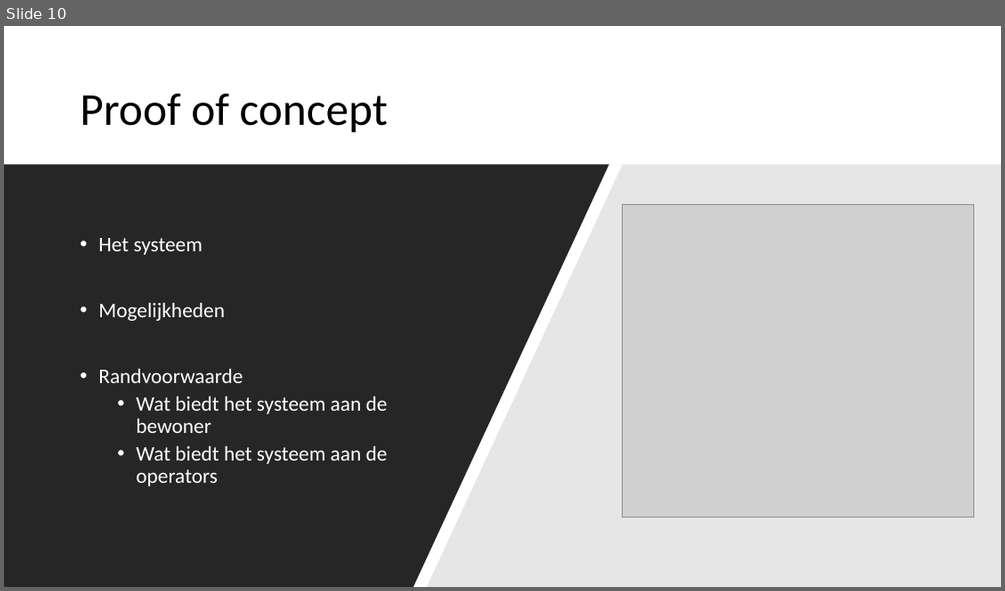
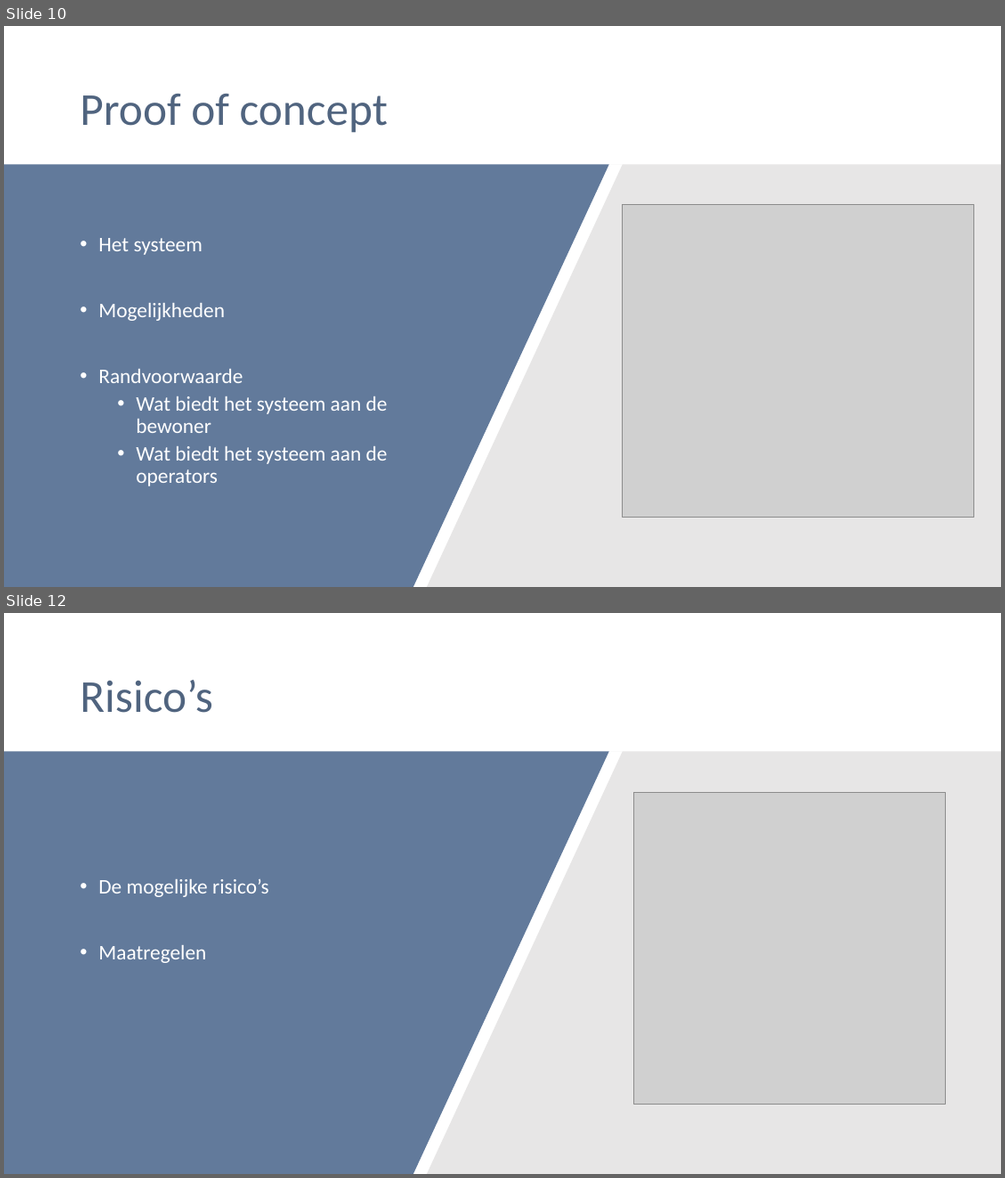
Before and after one commit to wouter503/IDP, a slide deck: Plan van aanpak/presentatie.pptx. Shown one above the other, each under a label of ours: slide 10 before the commit, slides 10 and 12 after it; the slides between them are not shown. The pictures are 1005x591 and 1005x1178 pixels, drawn with LibreOffice and Linux fonts; fonts in the diff are those of the drawing; grey boxes stand for pictures. Boxes give left, top, right and bottom in pixels: in the first picture for what was removed or moved away, otherwise in the second. Text is boxed around its words. In the diff, an @@ line names an element or a change of style, - is before the commit and + after.

```diff
--- a/Plan van aanpak/presentatie.pptx
+++ b/Plan van aanpak/presentatie.pptx
@@ slide 12 added at box(4, 613, 1001, 1174), background #FFFFFF @@
@@ title added at box(80, 680, 213, 713), 44 pt, text #50647F @@
+Risico’s
@@ freeform shape added at box(4, 751, 609, 1174), fill #627A9B @@
@@ freeform shape added at box(409, 751, 1001, 1174), fill #E7E6E6 @@
@@ picture added at box(633, 792, 946, 1103) @@
@@ text added at box(98, 879, 269, 963), 20 pt, text #FFFFFF @@
+• De mogelijke risico’s
+• Maatregelen
@@ slide 10 changed as well @@
@@ title "Proof of concept" at box(80, 94, 388, 133): text colour #000000 to #50647F @@
@@ freeform shape at box(4, 164, 609, 587): fill #262626 to #627A9B @@
```
Also in this commit, not shown: 9 other slides changed, 1 other slide added.
